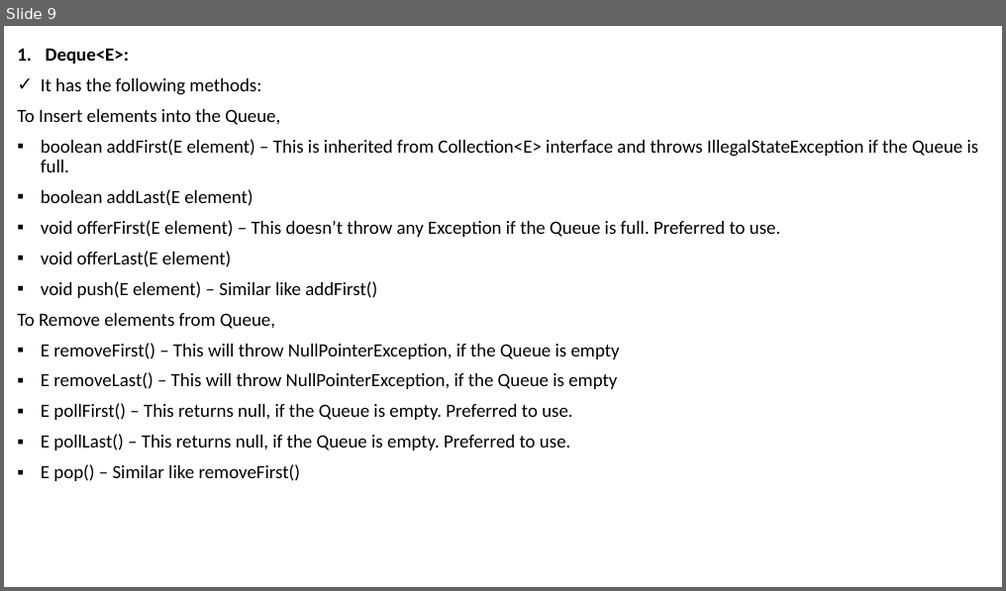
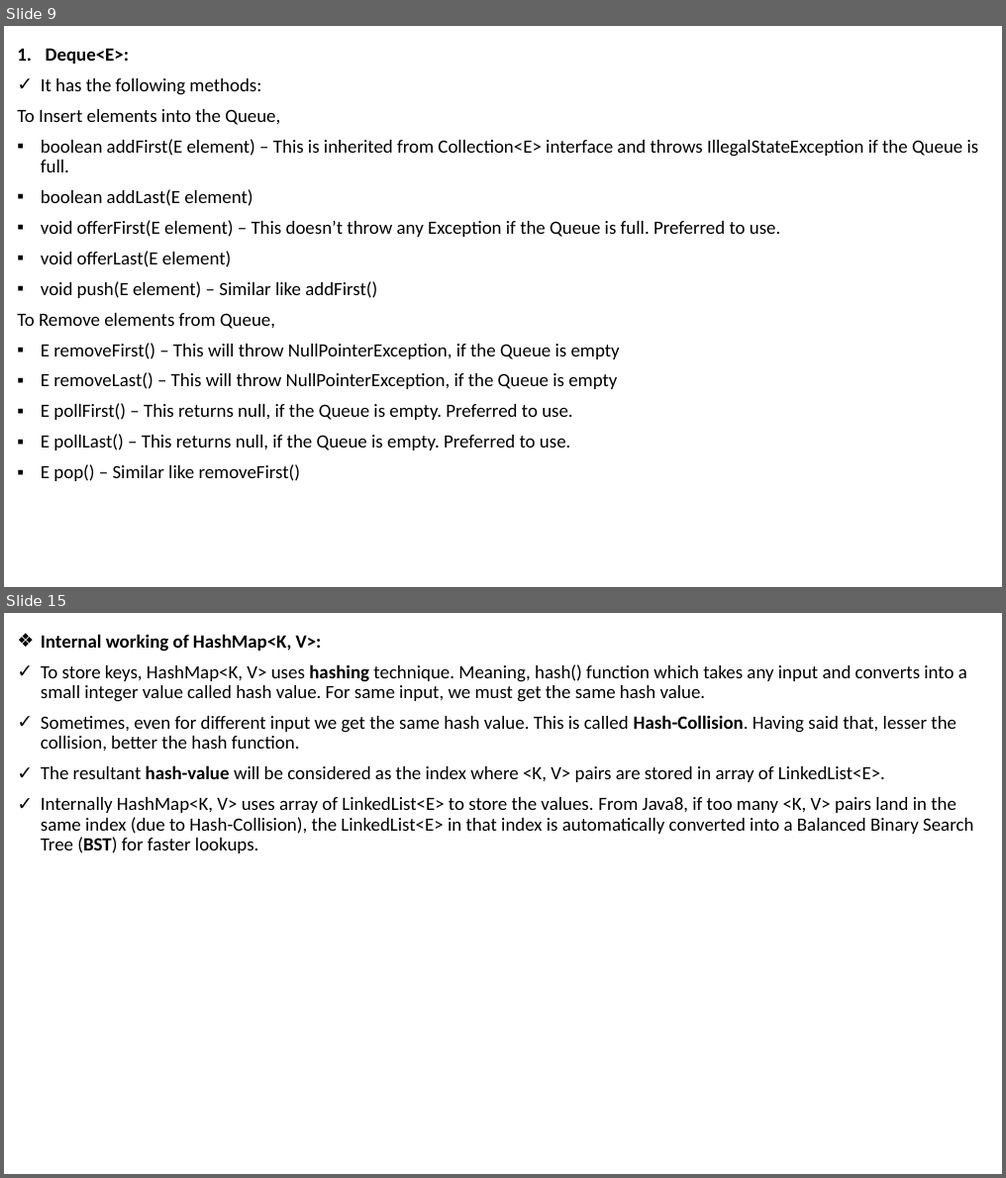
Before and after one commit to the-dev-pal/knowledge-rewards, a slide deck: src/Java/Collections/Collections.pptx. Shown one above the other, each under a label of ours: slide 9 before the commit, slides 9 and 15 after it; the slides between them are not shown. The pictures are 1006x591 and 1006x1178 pixels, drawn with LibreOffice and Linux fonts; fonts in the diff are those of the drawing. Boxes give left, top, right and bottom in pixels: in the first picture for what was removed or moved away, otherwise in the second. Text is boxed around its words. In the diff, an @@ line names an element or a change of style, - is before the commit and + after.

```diff
--- a/src/Java/Collections/Collections.pptx
+++ b/src/Java/Collections/Collections.pptx
@@ slide 15 added at (x1=4, y1=613, x2=1002, y2=1174), background #FFFFFF @@
@@ text added at (x1=41, y1=634, x2=973, y2=854), 18 pt, text #000000 @@
+❖ Internal working of HashMap<K, V>:
+✓ To store keys, HashMap<K, V> uses hashing technique. Meaning, hash() function which takes any input and converts into a small integer value called hash value. For same input, we must get the same hash value.
+✓ Sometimes, even for different input we get the same hash value. This is called Hash-Collision. Having said that, lesser the collision, better the hash function.
+✓ The resultant hash-value will be considered as the index where <K, V> pairs are stored in array of LinkedList<E>.
+✓ Internally HashMap<K, V> uses array of LinkedList<E> to store the values. From Java8, if too many <K, V> pairs land in the same index (due to Hash-Collision), the LinkedList<E> in that index is automatically converted into a Balanced Binary Search Tree (BST) for faster lookups.
```
Also in this commit, not shown: 5 slides changed, 4 other slides added, 7 other files.
